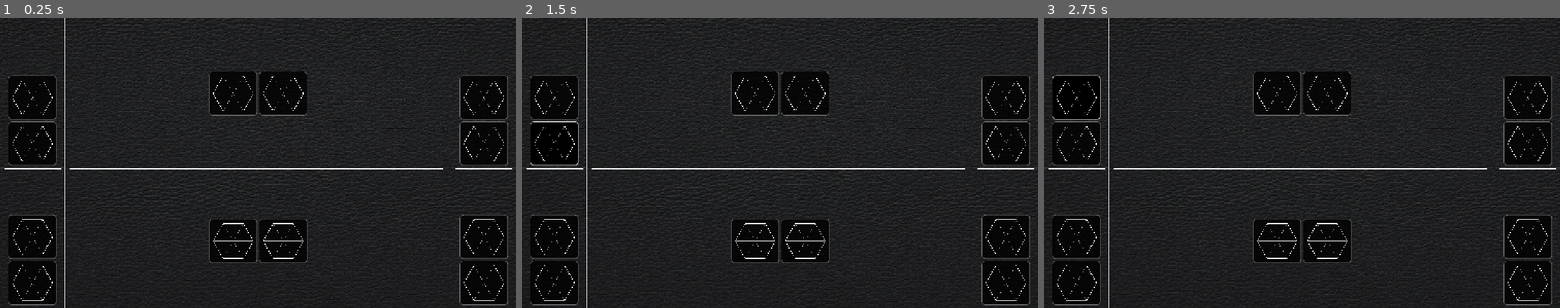
Above: before the commit, frames 1-3 (left to right).
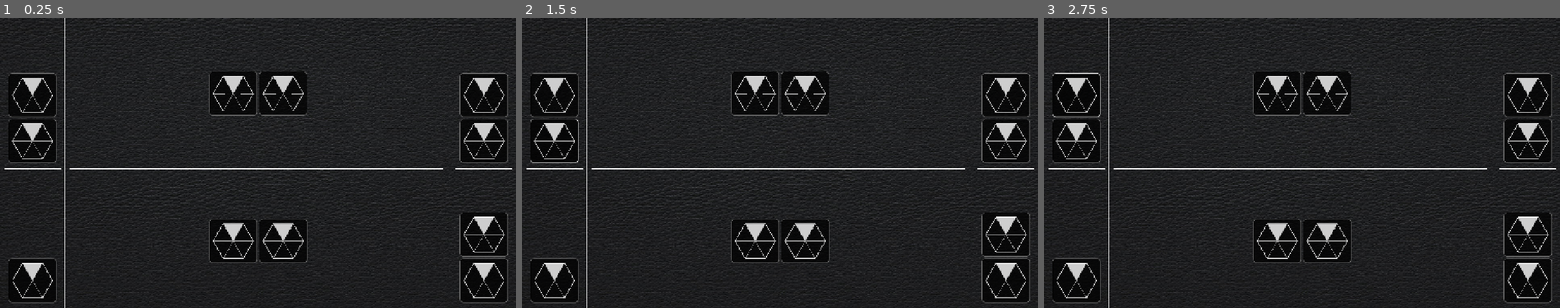
Above: after the commit, the same moments.

Repository: deecovan/hexes
Game: Godot game, scene res://Scenes/Main.tscn
The game is run twice, just before and just after one commit, with the same random seed, the same clock (stepped at 60 frames per second) and the same inputs.
Inputs (mouse positions are in pixels of both pictures, inside the frame that each line leads up to):
- Up to frame 1 (0.25 s): no input
- Up to frame 2 (1.5 s): click (552, 96) at 0.52 s; click (552, 142) at 1.27 s
- Up to frame 3 (2.75 s): click (1074, 96) at 2.02 s

The runs differ from the first frame. In frame 1, 4.3% of the frame differs, in the area x 0-100%, y 18-100%; in frame 2, 4.4%; in frame 3, 4.3%.

Commit message:
Update Hex Add Polygon2D Change Lines to Segments

Diff:
--- a/Godot_v4.4.1_project/Scenes/Hex.tscn
+++ b/Godot_v4.4.1_project/Scenes/Hex.tscn
@@ -1,50 +1,67 @@
 [gd_scene format=3 uid="uid://dswci3ik7fsaw"]
 
 [node name="Hex" type="Node2D"]
-scale = Vector2(0.5, 0.5)
+
+[node name="1" type="Line2D" parent="."]
+position = Vector2(2.38419e-07, 0)
+points = PackedVector2Array(0, 0, -25, -43, 25, -43)
+closed = true
+width = 1.2
+default_color = Color(0.6, 0.6, 0.6, 1)
+antialiased = true
+
+[node name="P1" type="Polygon2D" parent="."]
+color = Color(1, 1, 1, 0.8)
+polygon = PackedVector2Array(0, 0, -25, -43, 25, -43)
+
+[node name="2" type="Line2D" parent="."]
+position = Vector2(2.38419e-07, 0)
+rotation = 1.0472
+points = PackedVector2Array(0, 0, -25, -43, 25, -43)
+closed = true
+width = 1.2
+default_color = Color(0.6, 0.6, 0.6, 1)
+antialiased = true
+
+[node name="3" type="Line2D" parent="."]
+position = Vector2(2.38419e-07, 0)
+rotation = 2.0944
+points = PackedVector2Array(0, 0, -25, -43, 25, -43)
+closed = true
+width = 1.2
+default_color = Color(0.6, 0.6, 0.6, 1)
+antialiased = true
+
+[node name="4" type="Line2D" parent="."]
+position = Vector2(2.38419e-07, 0)
+rotation = 3.14159
+points = PackedVector2Array(0, 0, -25, -43, 25, -43)
+closed = true
+width = 1.2
+default_color = Color(0.6, 0.6, 0.6, 1)
+antialiased = true
+
+[node name="5" type="Line2D" parent="."]
+position = Vector2(2.38419e-07, 0)
+rotation = 4.18879
+points = PackedVector2Array(0, 0, -25, -43, 25, -43)
+closed = true
+width = 1.2
+default_color = Color(0.6, 0.6, 0.6, 1)
+antialiased = true
+
+[node name="6" type="Line2D" parent="."]
+position = Vector2(2.38419e-07, 0)
+rotation = 5.23599
+points = PackedVector2Array(0, 0, -25, -43, 25, -43)
+closed = true
+width = 1.2
+default_color = Color(0.6, 0.6, 0.6, 1)
+antialiased = true
 
 [node name="Border" type="Line2D" parent="."]
-position = Vector2(-100, -87)
-points = PackedVector2Array(0, 87, 50, 0, 150, 0, 200, 87, 150, 174, 50, 174)
+points = PackedVector2Array(-50, 0, -25, -43, 25, -43, 50, 0, 25, 43, -25, 43)
 closed = true
 width = 2.0
+default_color = Color(1, 1, 1, 0.6)
 joint_mode = 2
-
-[node name="1" type="Line2D" parent="."]
-position = Vector2(-50, -87)
-rotation = 1.0472
-points = PackedVector2Array(0, 0, 100, 0)
-width = 1.0
-default_color = Color(0.6, 0.6, 0.6, 1)
-
-[node name="2" type="Line2D" parent="."]
-position = Vector2(50, -87)
-rotation = 2.0944
-points = PackedVector2Array(0, 0, 100, 0)
-width = 1.0
-default_color = Color(0.6, 0.6, 0.6, 1)
-
-[node name="3" type="Line2D" parent="."]
-position = Vector2(100, 0)
-rotation = -3.14159
-points = PackedVector2Array(0, 0, 100, 0)
-width = 1.0
-default_color = Color(0.6, 0.6, 0.6, 1)
-
-[node name="4" type="Line2D" parent="."]
-rotation = 2.0944
-points = PackedVector2Array(0, 0, 100, 0)
-width = 1.0
-default_color = Color(0.6, 0.6, 0.6, 1)
-
-[node name="5" type="Line2D" parent="."]
-rotation = -3.14159
-points = PackedVector2Array(0, 0, 100, 0)
-width = 1.0
-default_color = Color(0.6, 0.6, 0.6, 1)
-
-[node name="6" type="Line2D" parent="."]
-rotation = 1.0472
-points = PackedVector2Array(0, 0, 100, 0)
-width = 1.0
-default_color = Color(0.6, 0.6, 0.6, 1)
--- a/Godot_v4.4.1_project/Scenes/Main.tscn
+++ b/Godot_v4.4.1_project/Scenes/Main.tscn
@@ -12,6 +12,8 @@
 
 [sub_resource type="StyleBoxLine" id="StyleBoxLine_pbw6q"]
 color = Color(1, 1, 1, 1)
+
+[sub_resource type="StyleBoxEmpty" id="StyleBoxEmpty_pbw6q"]
 
 [sub_resource type="StyleBoxLine" id="StyleBoxLine_v1gob"]
 color = Color(1, 1, 1, 1)
@@ -63,25 +65,26 @@
 mouse_filter = 1
 
 [node name="HS" type="HSeparator" parent="Table/HSplitContainerL/VSplitContainerL/TablePart1"]
+custom_minimum_size = Vector2(0, 10)
 layout_mode = 2
+theme_override_styles/separator = SubResource("StyleBoxEmpty_pbw6q")
 
-[node name="TablePart2" type="VBoxContainer" parent="Table/HSplitContainerL/VSplitContainerL"]
+[node name="Deck" type="VBoxContainer" parent="Table/HSplitContainerL/VSplitContainerL"]
 custom_minimum_size = Vector2(160, 0)
 layout_mode = 2
 size_flags_horizontal = 4
 size_flags_vertical = 3
+tooltip_text = "Deck and Counters"
 alignment = 2
 
-[node name="Card" parent="Table/HSplitContainerL/VSplitContainerL/TablePart2" instance=ExtResource("5_v1gob")]
+[node name="Card" parent="Table/HSplitContainerL/VSplitContainerL/Deck" instance=ExtResource("5_v1gob")]
 layout_mode = 2
 mouse_filter = 1
 
-[node name="Card2" parent="Table/HSplitContainerL/VSplitContainerL/TablePart2" instance=ExtResource("5_v1gob")]
+[node name="HS" type="HSeparator" parent="Table/HSplitContainerL/VSplitContainerL/Deck"]
+custom_minimum_size = Vector2(0, 10)
 layout_mode = 2
-mouse_filter = 1
-
-[node name="HSeparator" type="HSeparator" parent="Table/HSplitContainerL/VSplitContainerL/TablePart2"]
-layout_mode = 2
+theme_override_styles/separator = SubResource("StyleBoxEmpty_pbw6q")
 
 [node name="HSplitContainerR" type="HSplitContainer" parent="Table/HSplitContainerL"]
 layout_mode = 2
@@ -160,7 +163,9 @@
 mouse_filter = 1
 
 [node name="HS" type="HSeparator" parent="Table/HSplitContainerL/HSplitContainerR/VSplitContainerR/TablePart5"]
+custom_minimum_size = Vector2(0, 10)
 layout_mode = 2
+theme_override_styles/separator = SubResource("StyleBoxEmpty_pbw6q")
 
 [node name="TablePart6" type="VBoxContainer" parent="Table/HSplitContainerL/HSplitContainerR/VSplitContainerR"]
 custom_minimum_size = Vector2(160, 0)
@@ -178,4 +183,6 @@
 mouse_filter = 1
 
 [node name="HS" type="HSeparator" parent="Table/HSplitContainerL/HSplitContainerR/VSplitContainerR/TablePart6"]
+custom_minimum_size = Vector2(0, 10)
 layout_mode = 2
+theme_override_styles/separator = SubResource("StyleBoxEmpty_pbw6q")
--- a/Godot_v4.4.1_project/Styles/new_style_box_disabled.tres
+++ b/Godot_v4.4.1_project/Styles/new_style_box_disabled.tres
@@ -6,7 +6,7 @@
 border_width_top = 1
 border_width_right = 2
 border_width_bottom = 2
-border_color = Color(1, 1, 1, 1)
+border_color = Color(0.6, 0.6, 0.6, 1)
 corner_radius_top_left = 8
 corner_radius_top_right = 8
 corner_radius_bottom_right = 8
--- a/Godot_v4.4.1_project/Styles/new_style_box_hover.tres
+++ b/Godot_v4.4.1_project/Styles/new_style_box_hover.tres
@@ -1,7 +1,7 @@
 [gd_resource type="StyleBoxFlat" format=3 uid="uid://cbsbyeuwqq3r5"]
 
 [resource]
-bg_color = Color(0, 0, 0, 1)
+bg_color = Color(0, 0, 0, 0.8)
 border_width_left = 1
 border_width_top = 1
 border_width_right = 2
--- a/Godot_v4.4.1_project/Styles/new_style_box_normal.tres
+++ b/Godot_v4.4.1_project/Styles/new_style_box_normal.tres
@@ -1,7 +1,7 @@
 [gd_resource type="StyleBoxFlat" format=3 uid="uid://c15hs0d3j203"]
 
 [resource]
-bg_color = Color(0, 0, 0, 0.8)
+bg_color = Color(0, 0, 0, 0.733333)
 border_width_left = 1
 border_width_top = 1
 border_width_right = 2
--- a/Godot_v4.4.1_project/Styles/new_style_box_pressed.tres
+++ b/Godot_v4.4.1_project/Styles/new_style_box_pressed.tres
@@ -1,7 +1,7 @@
 [gd_resource type="StyleBoxFlat" format=3 uid="uid://ex5k5jwo1kag"]
 
 [resource]
-bg_color = Color(0, 0, 0, 1)
+bg_color = Color(0, 0, 0, 0.8)
 border_width_left = 2
 border_width_top = 2
 border_width_right = 1
--- a/Godot_v4.4.1_project/Themes/Baloo Black/Baloo Black.tres
+++ b/Godot_v4.4.1_project/Themes/Baloo Black/Baloo Black.tres
@@ -3,7 +3,7 @@
 [ext_resource type="FontFile" uid="uid://0tmwahacdlxd" path="res://Themes/Baloo Black/fonts/Baloo2/Baloo2-Medium.ttf" id="1_ghfd7"]
 [ext_resource type="StyleBox" uid="uid://dhht5t3wf3jsl" path="res://Styles/new_style_box_disabled.tres" id="2_4xbtq"]
 [ext_resource type="Texture2D" uid="uid://bb04sx7ibw7ws" path="res://Themes/Baloo Black/icons.svg" id="2_ofa5c"]
-[ext_resource type="StyleBox" uid="uid://n7sa5oibu3ej" path="res://Styles/new_style_box_focus.tres" id="3_3ni1o"]
+[ext_resource type="StyleBox" uid="uid://fkqeocde7blm" path="res://Styles/new_style_box_empty.tres" id="3_3ni1o"]
 [ext_resource type="StyleBox" uid="uid://cbsbyeuwqq3r5" path="res://Styles/new_style_box_hover.tres" id="4_3ni1o"]
 [ext_resource type="StyleBox" uid="uid://c15hs0d3j203" path="res://Styles/new_style_box_normal.tres" id="4_4xbtq"]
 [ext_resource type="StyleBox" uid="uid://ex5k5jwo1kag" path="res://Styles/new_style_box_pressed.tres" id="5_48jpd"]
@@ -813,8 +813,8 @@
 Button/styles/disabled_mirrored = ExtResource("2_4xbtq")
 Button/styles/focus = ExtResource("3_3ni1o")
 Button/styles/hover = ExtResource("4_3ni1o")
-Button/styles/hover_mirrored = null
-Button/styles/hover_pressed = null
+Button/styles/hover_mirrored = ExtResource("4_3ni1o")
+Button/styles/hover_pressed = ExtResource("5_48jpd")
 Button/styles/normal = ExtResource("4_4xbtq")
 Button/styles/pressed = ExtResource("5_48jpd")
 CheckBox/colors/font_color = Color(0.88, 0.88, 0.88, 1)
Not shown: 1 places in Godot_v4.4.1_project/Scenes/Main.tscn that only renumber resources
Not shown, changed: README.MD
